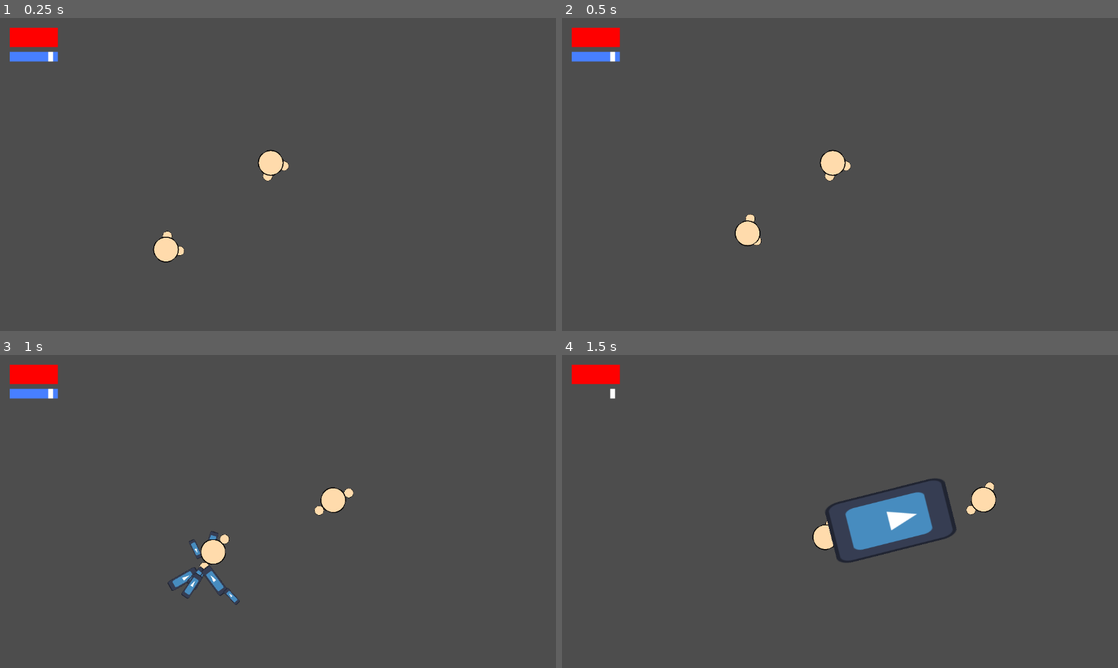
Above: before the commit, frames 1-4 (two rows, left to right).
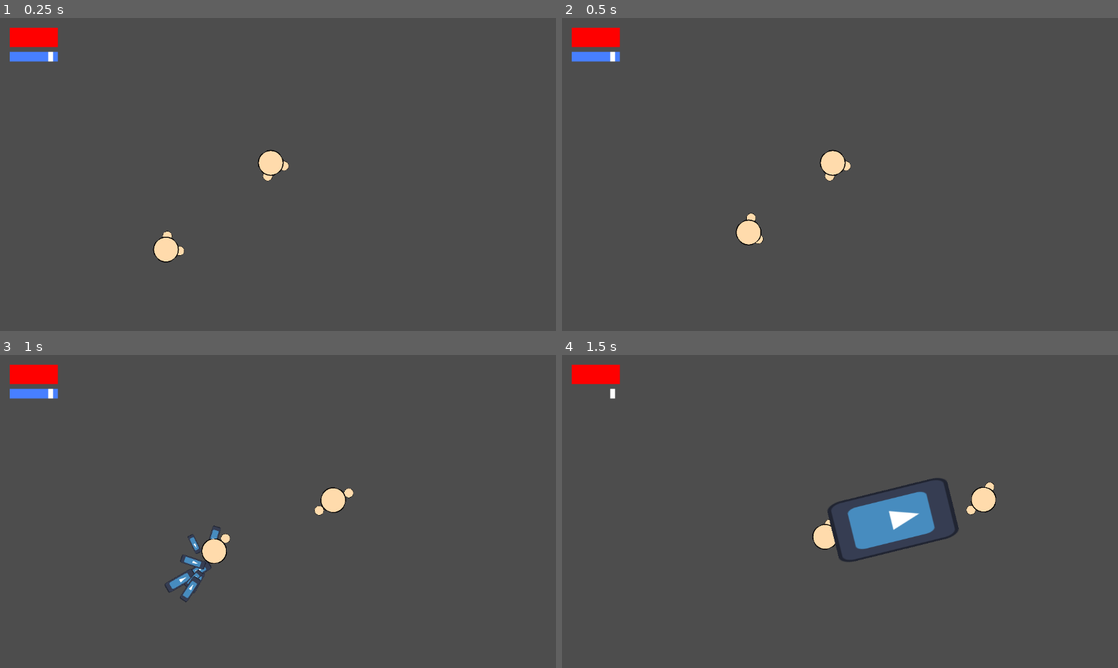
Above: after the commit, the same moments.

Repository: aayushrh/EnergyManipulation
Game: Godot game, scene res://World/Screens/World.tscn
The game is run twice, just before and just after one commit, with the same random seed, the same clock (stepped at 60 frames per second) and the same inputs. The engine's default icon, where the game draws it, is replaced by a stand-in: a white triangle on a blue panel in a dark square.
Inputs (mouse positions are in pixels of both pictures, inside the frame that each line leads up to):
- Up to frame 1 (0.25 s): no input
- Up to frame 2 (0.5 s): no input
- Up to frame 3 (1 s): tap Enter (enter) at 0.5, 0.6 s; move the mouse to (400, 495) at 0.52 s; hold D (right) from 0.53 s (still down); click (400, 495) at 0.67 s
- Up to frame 4 (1.5 s): release D (right) at 1.25 s; drag from (728, 527) to (995, 492) at 1.27 s

Frame 1 is identical in both runs. In frame 2, 0.1% of the frame differs, in the area x 31-37%, y 62-73%; in frame 3, 0.7%, in the area x 29-44%, y 54-80%; in frame 4, 0.5%.

Commit message:
awareness

Diff:
--- a/Enemies/BasicEnemy.gd
+++ b/Enemies/BasicEnemy.gd
@@ -5,11 +5,29 @@
 var can_attack = true
 var slow = false
 var effects = []
-
+var nomove = false
+var dmgTaken = 0
+var time = 0
+var block = -1
+var rng = RandomNumberGenerator.new()
+var magic = []
+var canDash = true
+
+@export var health : float
+
+@export var checkBlasts : float # how oftden check blast, in sec
+#@export var skillIssue : float
+@export var checkAngle : float # angle checked for things that will be going towards them
+@export var blockOrFlight : int # how many will have to be going for it to block
+@export var tact : int # chance to do smarter things
+@export var DASHSPEED : float
 @export var cooldownAttack : float
 @export var TOPSPEED : int
 @export var ROTATIONSPEED : float
 @export var Shockwave : PackedScene
+@export var dash_cd : float
+@export var dash_time : float
+@export var block_cd : float
 
 @export var art : Node2D
 @export var softBody : Area2D
@@ -24,12 +42,26 @@
 
 func _process(delta):
 	if(!Global.pause):
+		time+=delta
 		_effectsHandle()
-		_move(delta)
+		if(!nomove):
+			_move(delta)
+		awareness()
+		move_and_slide()
 
 func _effectsHandle():
 	for e in effects:
 		e._tick()
+
+func _hit(hitbox):
+	dmgTaken = hitbox.damageTaken(self)
+	if(block>0):
+		health -= dmgTaken*(1-_dmgRed(time-block))
+		un_block()
+	else:
+		health -= dmgTaken
+	time = 0
+	print("frick i got hit")
 
 func _move(delta):
 	var softBodyPush = $SoftBody.getVector()
@@ -44,7 +76,7 @@
 		velocity -= softBodyPush * TOPSPEED
 		if(slow):
 			velocity = velocity * 0.5
-		move_and_slide()
+		#move_and_slide()
 
 		if(dist(player, self) <= 250) and can_attack:
 			_punch()
@@ -64,8 +96,14 @@
 func _on_vision_body_entered(body):
 	player = body
 
-func _hit(hitbox):
-	print(hitbox.damageTaken(self))
+func _dmgRed(time):
+	if(time > 0 and time < 0.0417):
+		return 1
+	if(time > 0.0417 and time < 0.0833):
+		return (((0.0833 - time)/(0.0416)) * 0.15) + 0.85
+	if(time > 0.0833 and time < 0.125):
+		return (-13.68 + 3.173*(time*100) + 0.02387*pow((time*100), 2))/100.0
+	return 0
 
 func dist(a, b):
 	var sub = a.global_position - b.global_position
@@ -78,3 +116,86 @@
 	shockwave.sender = self
 	shockwave.energy = 1
 	get_tree().current_scene.add_child(shockwave)
+
+func is_this_thing_going_towards_me(angle, velo):
+	return abs(angle-velo.angle())<checkAngle
+
+func is_this_thing_too_close_to_me(angle, speed):
+	return (speed*cos(angle) - DASHSPEED) < 0
+
+func tactCheck(req):
+	if(tact>=req):
+		return randi_range(0,tact*2)>req
+	else:
+		return randi_range(tact,req+tact)>req
+
+func avgDir(arr):
+	var ae = Vector2.ZERO
+	for n in arr:
+		ae+=(global_position-n.global_position).normalized()
+	return ae.normalized()
+
+func dash(dir):
+	print("i tried")
+	velocity = dir*DASHSPEED
+	nomove = true
+	canDash = false
+	$dashing.start(dash_time)
+	$dash_cd.start(dash_cd+dash_time)
+
+func do_block():
+	if(block==-1 and !nomove):
+		block = time
+		slow = true
+		$block_cd.start(block_cd)
+		print("I swear i'm blocking maybe")
+
+
+func un_block():
+	block = -1
+	slow = false
+	print("no more block")
+
+func perp_vector(vect):
+	if(rng.randi_range(0,1)==1):
+		return Vector2(vect.y,-vect.x)
+	else:
+		return Vector2(-vect.y,vect.x)
+
+func awareness():
+	var help = []
+	for n in magic:
+		if(n is Blast):
+			var asdf = is_this_thing_going_towards_me((global_position-n.global_position).angle(),n.v)
+			if(asdf):
+				help.append(n)
+	for n in help:
+		if(help.size()>=blockOrFlight):
+			if(tactCheck(100) and is_this_thing_too_close_to_me((global_position-n.global_position-n.velocity).angle(),n.speed)):
+				do_block()
+			elif(canDash and block == -1):
+				dash(avgDir(help))
+		elif(canDash and block == -1):
+			dash(perp_vector(avgDir(help)))
+
+
+func _on_block_cd_timeout() -> void:
+	un_block()
+
+func _on_dash_cd_timeout() -> void:
+	pass
+
+
+func _on_area_2d_area_entered(area: Area2D) -> void:
+	print("asdf")
+	magic.append(area.get_parent())
+
+
+func _on_area_2d_area_exited(area: Area2D) -> void:
+	print("outta here")
+	magic.remove_at(magic.find(area.get_parent()))
+
+
+func _on_dashing_timeout() -> void:
+	print("no more dash")
+	nomove = false
--- a/Enemies/BasicEnemy.tscn
+++ b/Enemies/BasicEnemy.tscn
@@ -19,10 +19,11 @@
 collision_mask = 2
 script = ExtResource("1_2rskt")
 cooldownAttack = 2.0
-speed = 300
 Shockwave = ExtResource("2_52n48")
 art = NodePath("EnemyArt")
 softBody = NodePath("SoftBody")
+
+[node name="block_cd" type="Timer" parent="."]
 
 [node name="Vision" type="Area2D" parent="."]
 
@@ -43,6 +44,22 @@
 
 [node name="EnemyArt" parent="." instance=ExtResource("4_hoh0t")]
 
+[node name="dash_cd" type="Timer" parent="."]
+
+[node name="Area2D" type="Area2D" parent="."]
+collision_layer = 2
+collision_mask = 2
+
+[node name="CollisionPolygon2D" type="CollisionPolygon2D" parent="Area2D"]
+polygon = PackedVector2Array(-99, -253, 99, -255, 2, -3)
+
+[node name="dashing" type="Timer" parent="."]
+
+[connection signal="timeout" from="block_cd" to="." method="_on_block_cd_timeout"]
 [connection signal="body_entered" from="Vision" to="." method="_on_vision_body_entered"]
 [connection signal="body_entered" from="SoftBody" to="SoftBody" method="_on_body_entered"]
 [connection signal="body_exited" from="SoftBody" to="SoftBody" method="_on_body_exited"]
+[connection signal="timeout" from="dash_cd" to="." method="_on_dash_cd_timeout"]
+[connection signal="area_entered" from="Area2D" to="." method="_on_area_2d_area_entered"]
+[connection signal="area_exited" from="Area2D" to="." method="_on_area_2d_area_exited"]
+[connection signal="timeout" from="dashing" to="." method="_on_dashing_timeout"]
--- a/Magic/MagicCasts/BlastProj.gd
+++ b/Magic/MagicCasts/BlastProj.gd
@@ -1,4 +1,5 @@
 extends CharacterBody2D
+class_name Blast
 
 var spell = null
 var v = Vector2.ZERO
--- /dev/null
+++ b/Magic/MagicCasts/area_2d.gd
@@ -0,0 +1,11 @@
+extends Area2D
+
+
+# Called when the node enters the scene tree for the first time.
+func _ready() -> void:
+	pass # Replace with function body.
+
+
+# Called every frame. 'delta' is the elapsed time since the previous frame.
+func _process(delta: float) -> void:
+	pass
--- a/World/Screens/MainMenu.tscn
+++ b/World/Screens/MainMenu.tscn
@@ -8,10 +8,10 @@
 @export var switching = \"\"
 
 func _on_pressed():
-	Global._change_tscn(\"res://World/\" + switching + \".tscn\")
+	Global._change_tscn(\"res://World/Screens/\" + switching + \".tscn\")
 
 func _on_meta_clicked(meta):
-	Global._change_tscn(\"res://World/\" + switching + \".tscn\")
+	Global._change_tscn(\"res://World/Screens/\" + switching + \".tscn\")
 "
 
 [sub_resource type="GDScript" id="GDScript_7rs32"]
--- a/World/Screens/World.tscn
+++ b/World/Screens/World.tscn
@@ -45,5 +45,10 @@
 
 [node name="BasicEnemy" parent="." instance=ExtResource("7_tu6r2")]
 position = Vector2(290, 524)
+checkAngle = 10.0
+DASHSPEED = 3000.0
 TOPSPEED = 300
 ROTATIONSPEED = 10.0
+dash_cd = 10.0
+dash_time = 0.1
+block_cd = 0.5
